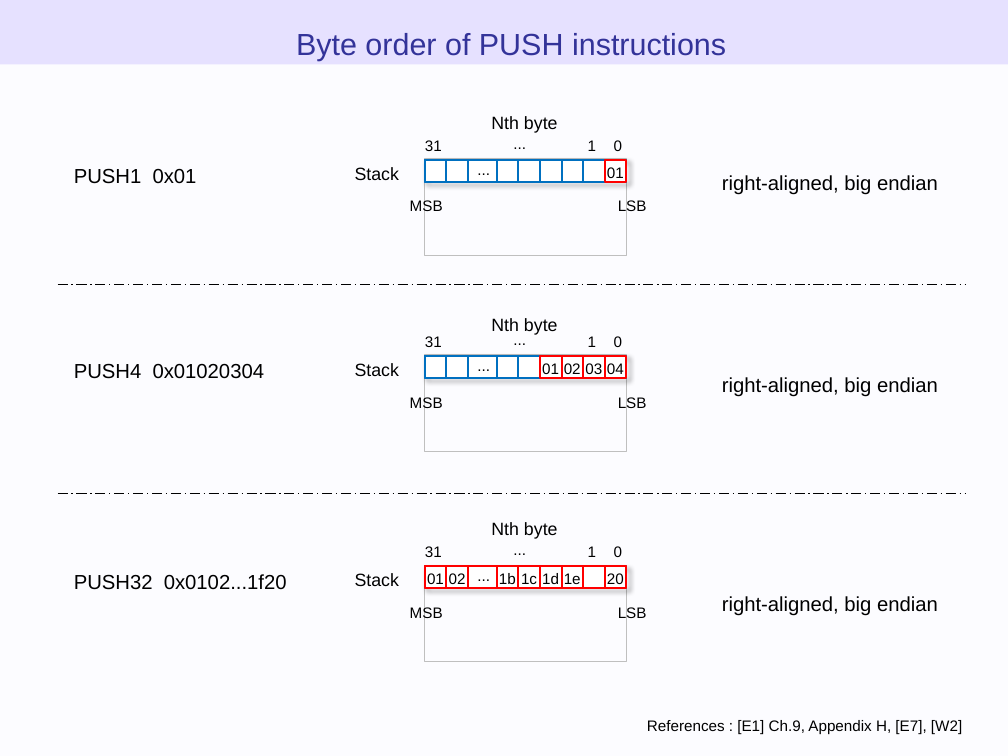
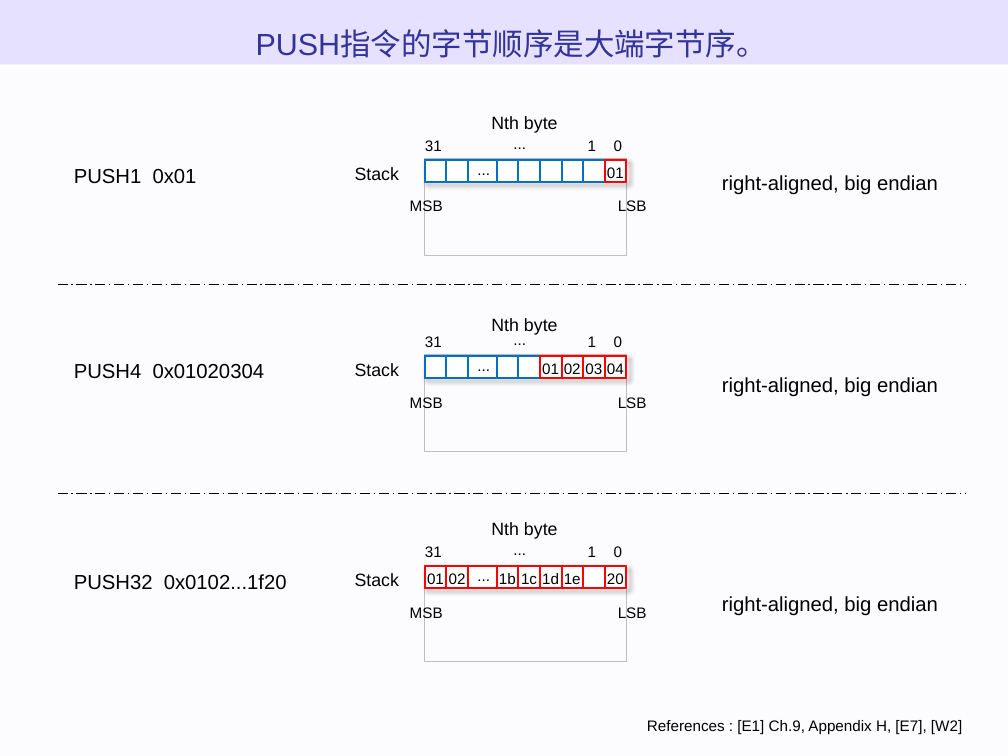
Before and after one commit to WTNO/Evm_Js_Learning, a slide deck: slide 72 of ethereum_evm_illustrated - 翻译.pptx. Drawn at 1008x756 pixels with LibreOffice and Linux fonts; fonts in the diff are those of the drawing. Boxes give left, top, right and bottom in pixels: in the first picture for what was removed or moved away, otherwise in the second. Text is boxed around its words. In the diff, an @@ line names an element or a change of style, - is before the commit and + after.

```diff
--- a/ethereum_evm_illustrated - 翻译.pptx
+++ b/ethereum_evm_illustrated - 翻译.pptx
@@ text at <box>256,30,767,58</box>: text changed @@
-Byte order of PUSH instructions
+PUSH指令的字节顺序是大端字节序。
```
Also in this commit, not shown: 8 other slides changed.
